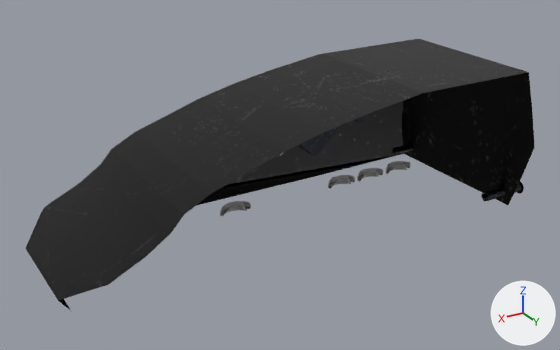
What one commit did to the OBJ model res/models/Assets/loco/lokomotywa.obj.
Before and after are seen from a 50 mm camera at (32.0, 24.7, 13.7) aimed at (17.2, 0.1, 1.4). The axes (+X, +Y, +Z) are drawn at lower right. The lights are the same throughout. Where no turn or scale is listed for an object, it has been applied to the vertices.
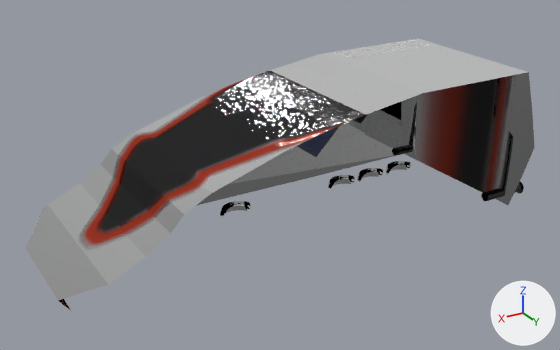
Boxes [x1, y1, x2, y2] around the edits, measured in the pictures (560 x 350 px; the box of a moved part takes in the faces that stretch with it):
'Cube', surface changed (black to grey)
    both: [25, 39, 535, 309]
part 1 of me_cube, moved or reshaped
    both: [25, 39, 414, 300]
part 2 of me_cube, surface changed (black to grey)
    both: [197, 39, 535, 205]

What changed in the scene script:
```text
Add img_untitled_floormaterial_004_metallic_png:
    img_untitled_floormaterial_004_metallic_png = load_image('untitled_floorMaterial.004_Metallic.png', 'untitled_floorMaterial.004_Metallic.png', 1024, 1024, 'sRGB')
Add img_untitled_floormaterial_004_roughness_png:
    img_untitled_floormaterial_004_roughness_png = load_image('untitled_floorMaterial.004_Roughness.png', 'untitled_floorMaterial.004_Roughness.png', 1024, 1024, 'sRGB')
Add img_untitled_floormaterial_004_basecolor_png:
    img_untitled_floormaterial_004_basecolor_png = load_image('untitled_floorMaterial.004_BaseColor.png', 'untitled_floorMaterial.004_BaseColor.png', 1024, 1024, 'sRGB')
Add img_untitled_floormaterial_004_normal_png:
    img_untitled_floormaterial_004_normal_png = load_image('untitled_floorMaterial.004_Normal.png', 'untitled_floorMaterial.004_Normal.png', 1024, 1024, 'sRGB')
Change mat_floormaterial_004:
    remove # nodes: BsdfPrincipled, NormalMap, OutputMaterial, TexImage x5
    remove # uses the picture img_wagonpusty_floormaterial_basecolor_png
    remove # uses the picture img_wagonpusty_floormaterial_emissive_png
    remove # uses the picture img_wagonpusty_floormaterial_metallic_png
    remove # uses the picture img_wagonpusty_floormaterial_normal_png
    remove # uses the picture img_wagonpusty_floormaterial_roughness_png
    nodes: BsdfPrincipled, NormalMap, OutputMaterial, TexImage x4
    uses the picture img_untitled_floormaterial_004_basecolor_png
    uses the picture img_untitled_floormaterial_004_metallic_png
    uses the picture img_untitled_floormaterial_004_normal_png
    uses the picture img_untitled_floormaterial_004_roughness_png
Change me_cube:
    where me_cube.from_pydata(...)  # 679 vertices, 493 faces, 1 loose edge; spans x 6.6..27.0, y -4.2..4.5, z -1.4..5.1
    used by ob_cube; location = (0.0, 0.0, 0.0)
    me_cube part 1
    52 faces are deleted
    2 new faces join them, mat_decoboxmaterial_005
    50 new faces join them, mat_floormaterial_004
    me_cube part 2: 21 kept faces spanning x 7.5..27.0, y -4.2..4.5, z -0.9..5.1 get new texture (UV) coordinates
```
